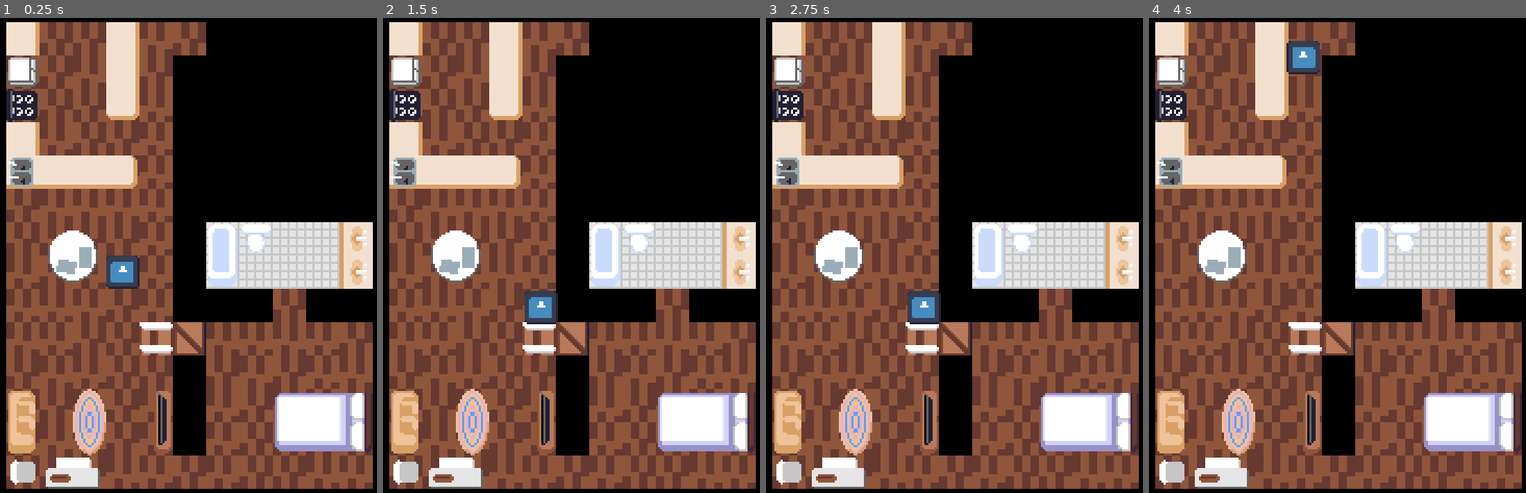
Above: before the commit, frames 1-4 (left to right).
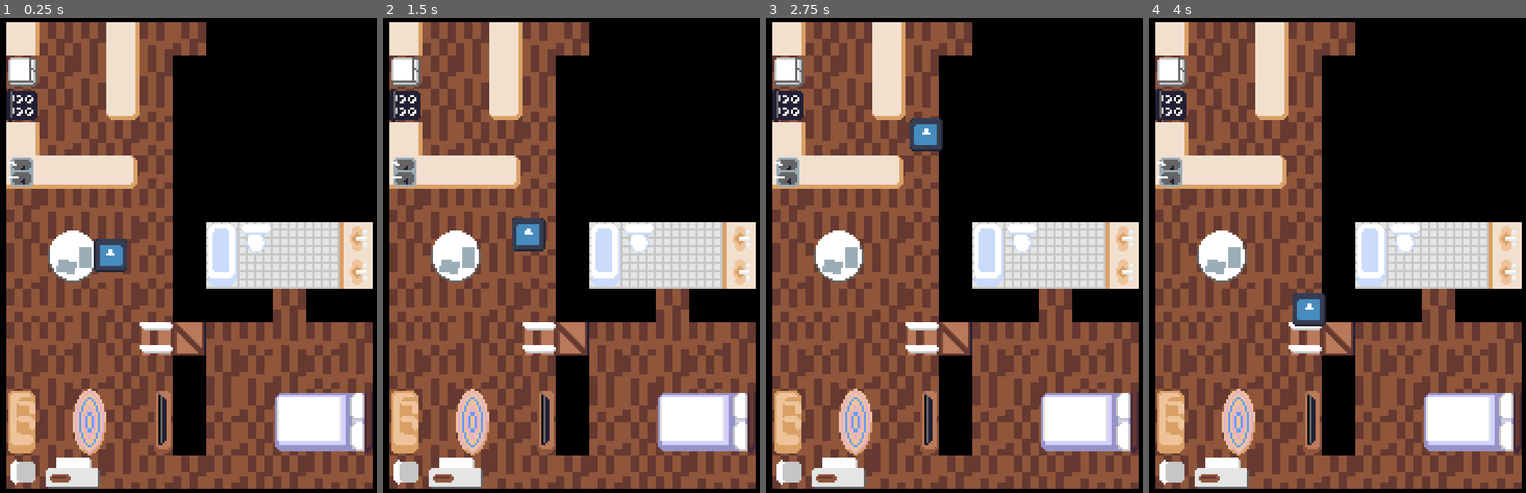
Above: after the commit, the same moments.

Repository: SamuelDavis/vhas
Game: Godot game, scene res://game.tscn
Same seed, same stepped clock (60 frames per second), same inputs: the game is played once before the commit and once after it. The engine's default icon, where the game draws it, is replaced by a stand-in: a white triangle on a blue panel in a dark square.
Inputs (mouse positions are in pixels of both pictures, inside the frame that each line leads up to):
- Up to frame 1 (0.25 s): no input
- Up to frame 2 (1.5 s): tap Enter (ui_accept) at 0.5, 0.6, 0.77, 1.07, 1.35 s; move the mouse to (669, 227) at 0.52 s; hold Right (ui_right) 0.53-1.28 s; click (669, 227) at 0.67 s; move the mouse to (484, 284) at 1.27 s; hold Down (ui_down) from 1.28 s (still down); click (484, 284) at 1.42 s
- Up to frame 3 (2.75 s): tap Enter (ui_accept) at 1.52, 1.82, 2, 2.1 s; move the mouse to (999, 136) at 2.02 s; release Down (ui_down) at 2.03 s; hold Right (ui_right) from 2.03 s (still down); click (999, 136) at 2.17 s
- Up to frame 4 (4 s): move the mouse to (1318, 360) at 2.77 s; release Right (ui_right) at 2.78 s; hold Up (ui_up) 2.78-3.53 s; tap Enter (ui_accept) at 2.85, 3.02, 3.32, 3.6, 3.77 s; click (1318, 360) at 2.92 s; move the mouse to (1469, 336) at 3.52 s; hold Left (ui_left) from 3.53 s (still down); click (1469, 336) at 3.67 s

The runs differ from the first frame. In frame 1, 1.0% of the frame differs, in the area x 24-38%, y 46-58%; in frame 2, 1.2%, in the area x 34-47%, y 42-65%; in frame 3, 1.2%; in frame 4, 1.2%.

Commit message:
click-to-move

Diff:
--- a/game.tscn
+++ b/game.tscn
@@ -87,3 +87,5 @@
 
 [node name="Player" parent="." instance=ExtResource("4_8ndtp")]
 position = Vector2(64, 128)
+speed = null
+position_margin = null
--- a/player.gd
+++ b/player.gd
@@ -1,12 +1,21 @@
 extends CharacterBody2D
 
 
-@export var speed := 160.0
+@export var speed: float = 160.0
+@export var position_margin: float = 5.0
 
-@onready var target := position
-var moving := false
+@onready var target_position: Vector2 = global_position
+
 
 func _physics_process(_delta: float) -> void:
-	var direction := Input.get_vector("ui_left", "ui_right", "ui_up", "ui_down")
-	velocity = direction * speed
+	if global_position.distance_to(target_position) < position_margin:
+		velocity = Vector2.ZERO
+
 	move_and_slide()
+
+
+func _input(event: InputEvent) -> void:
+	if event is InputEventMouseButton and Input.is_action_just_pressed("ui_accept"):
+		target_position = event.position
+		var direction: Vector2 = (target_position - global_position).normalized()
+		velocity = direction * speed
--- a/player.tscn
+++ b/player.tscn
@@ -5,11 +5,12 @@
 
 [node name="CharacterBody2D" type="CharacterBody2D"]
 script = ExtResource("1_8yjt7")
+speed = null
+position_margin = null
 
 [node name="Sprite2D" type="Sprite2D" parent="."]
-position = Vector2(8, 8)
 scale = Vector2(0.125, 0.125)
 texture = ExtResource("2_jips5")
 
 [node name="CollisionPolygon2D" type="CollisionPolygon2D" parent="."]
-polygon = PackedVector2Array(2, 1, 1, 2, 1, 14, 2, 15, 14, 15, 15, 14, 15, 2, 14, 1)
+polygon = PackedVector2Array(-5, -6, -6, -5, -6, 5, -5, 6, 5, 6, 6, 5, 6, -5, 5, -6)
--- a/project.godot
+++ b/project.godot
@@ -23,6 +23,17 @@
 window/size/window_height_override=640
 window/stretch/mode="viewport"
 
+[input]
+
+ui_accept={
+"deadzone": 0.5,
+"events": [Object(InputEventKey,"resource_local_to_scene":false,"resource_name":"","device":0,"window_id":0,"alt_pressed":false,"shift_pressed":false,"ctrl_pressed":false,"meta_pressed":false,"pressed":false,"keycode":4194309,"physical_keycode":0,"key_label":0,"unicode":0,"location":0,"echo":false,"script":null)
+, Object(InputEventKey,"resource_local_to_scene":false,"resource_name":"","device":0,"window_id":0,"alt_pressed":false,"shift_pressed":false,"ctrl_pressed":false,"meta_pressed":false,"pressed":false,"keycode":4194310,"physical_keycode":0,"key_label":0,"unicode":0,"location":0,"echo":false,"script":null)
+, Object(InputEventKey,"resource_local_to_scene":false,"resource_name":"","device":0,"window_id":0,"alt_pressed":false,"shift_pressed":false,"ctrl_pressed":false,"meta_pressed":false,"pressed":false,"keycode":32,"physical_keycode":0,"key_label":0,"unicode":32,"location":0,"echo":false,"script":null)
+, Object(InputEventMouseButton,"resource_local_to_scene":false,"resource_name":"","device":-1,"window_id":0,"alt_pressed":false,"shift_pressed":false,"ctrl_pressed":false,"meta_pressed":false,"button_mask":1,"position":Vector2(151, 17),"global_position":Vector2(160, 63),"factor":1.0,"button_index":1,"canceled":false,"pressed":true,"double_click":false,"script":null)
+]
+}
+
 [rendering]
 
 textures/canvas_textures/default_texture_filter=0
